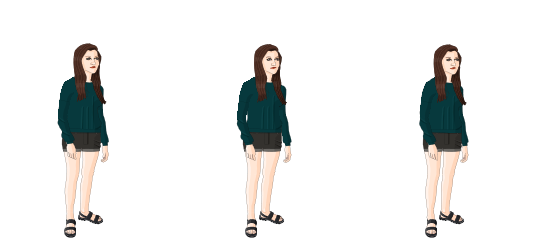
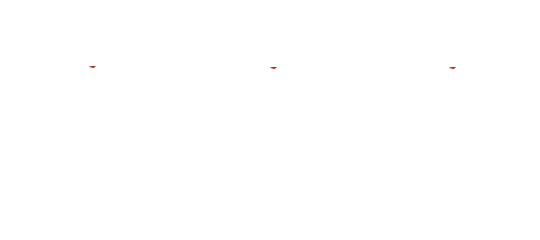
Layered file, before and after one edit (540px x 240px). Changes by layer:
hid "Hair.png-Kopie #2" over bbox(433, 44, 467, 106)
hid "RightArmSweater.png-Kopie #1" over bbox(419, 77, 437, 146)
hid "RightArm.png-Kopie #2" over bbox(420, 79, 436, 145)
hid "Sweater.png-Kopie" over bbox(424, 77, 464, 134)
hid "PearlBra.png-Kopie" over bbox(426, 77, 464, 107)
hid "RightLeg.png-Kopie #3" over bbox(423, 132, 444, 211)
hid "Torso.png-Kopie #2" over bbox(424, 75, 463, 138)
hid "LeftLeg.png-Kopie #2", painted on it over bbox(441, 133, 461, 205)
hid "LeftArmSweater.png-Kopie" over bbox(452, 84, 469, 147)
hid "Hair.png-Kopie #1" over bbox(254, 44, 287, 105)
hid "RightArmSweater.png-Kopie" over bbox(236, 77, 255, 146)
hid "GreenTop.png-Kopie #1" over bbox(244, 77, 284, 133)
hid "Bra.png-Kopie #1" over bbox(246, 76, 284, 107)
hid "RightLeg.png-Kopie #1" over bbox(243, 132, 265, 210)
hid "Torso.png-Kopie #1" over bbox(245, 75, 284, 138)
hid "LeftLeg.png-Kopie #1" over bbox(261, 133, 282, 204)
hid "Hair.png-Kopie" over bbox(73, 43, 107, 105)
hid "GreenTopRightArm.png-Kopie" over bbox(57, 78, 76, 145)
hid "GreenTop.png-Kopie" over bbox(63, 77, 103, 210)
hid "Bra.png-Kopie" over bbox(65, 76, 103, 107)
hid "RightLeg.png-Kopie" over bbox(62, 132, 84, 210)
hid "Torso.png-Kopie" over bbox(64, 75, 103, 138)
hid "LeftLeg.png-Kopie" over bbox(80, 133, 101, 204)
hid "GreenTopLeftArm.png-Kopie" over bbox(92, 83, 109, 146)
…and 40 more changes (40 visibility)